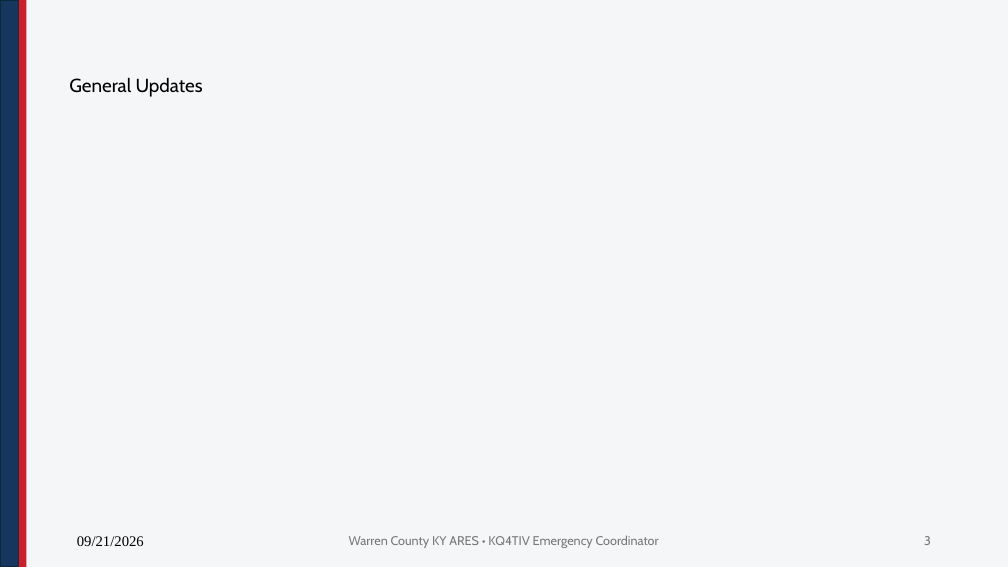
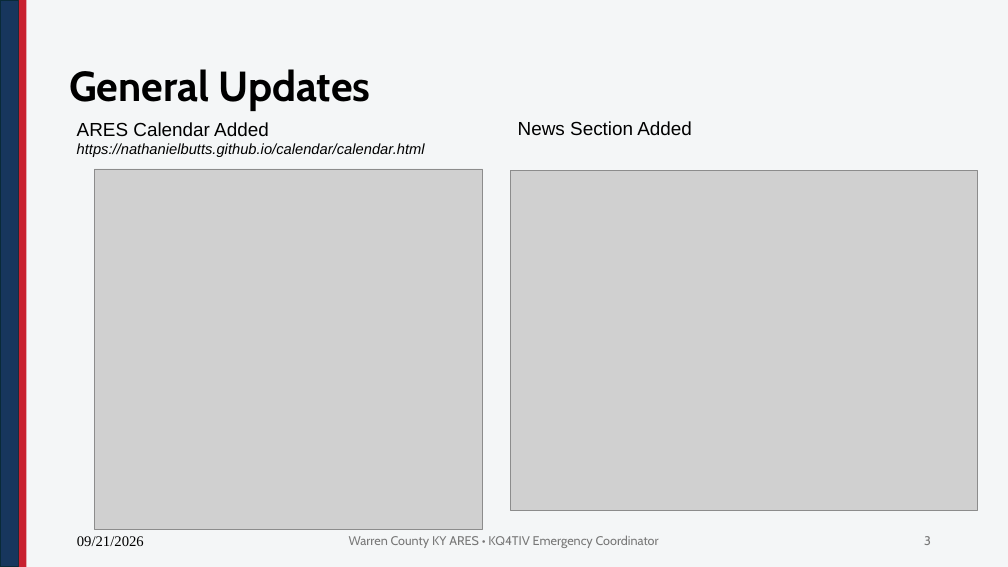
Before and after one commit to nathanielbutts/nathanielbutts.github.io, a slide deck: slide 3 of documents/meetings/KCARC Meeting 20260922.pptx. Drawn at 1008x567 pixels with LibreOffice and Linux fonts; fonts in the diff are those of the drawing; grey boxes stand for pictures; background and template pictures are left out. Boxes give left, top, right and bottom in pixels: in the first picture for what was removed or moved away, otherwise in the second. Text is boxed around its words. In the diff, an @@ line names an element or a change of style, - is before the commit and + after.

```diff
--- a/documents/meetings/KCARC Meeting 20260922.pptx
+++ b/documents/meetings/KCARC Meeting 20260922.pptx
@@ title "General Updates" at [69,69,371,111]: size 18 to 40 pt, bold on @@
@@ text added at [77,122,425,157], 14 pt, text #000000, italic @@
+ARES Calendar Added https://nathanielbutts.github.io/calendar/calendar.html
@@ text added at [518,121,692,136], 18 pt, text #000000 @@
+News Section Added
@@ picture added at [95,169,483,529] @@
@@ picture added at [510,170,978,510] @@
```
Also in this commit, not shown: 2 other slides changed, 6 slides added, 2 other files.
